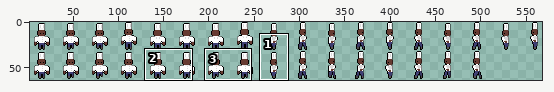
One commit to this sprite sheet: Assets/Textures/chef.png. The picture above shows the old version from afar; the outline marks the close-up.
Close-up. Earlier state:
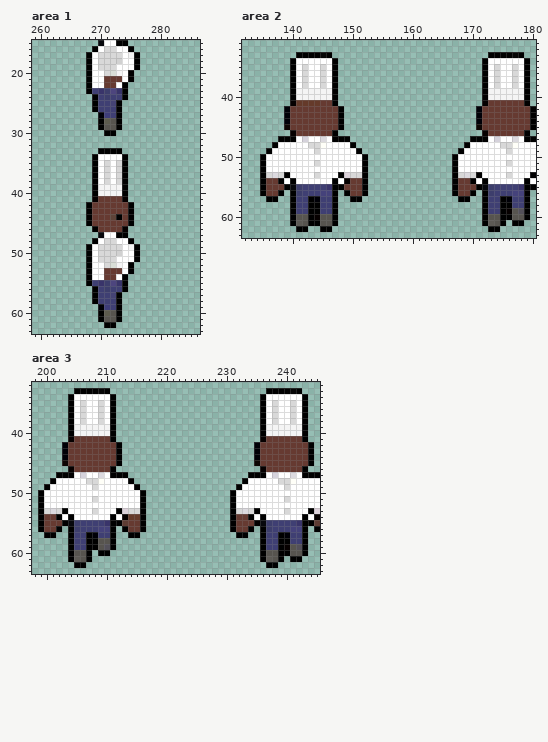
The file is 576x64 pixels. Colours within 5 levels of each other are drawn and written as one. Shown: area 1: x 259..286, y 15..63; area 2: x 132..180, y 31..63; area 3: x 198..245, y 32..63. The wide view leaves out empty margins. The commit also changed other parts of the picture, which this record leaves out.
Now the later version:
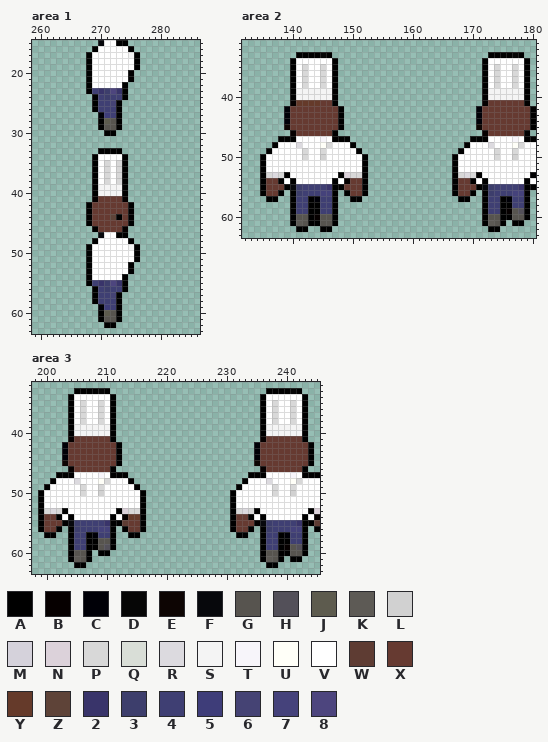
Palette (. is transparent): A #000000  B #060000  C #000007  D #060606  E #0d0503  F #07080c  G #57544f  H #535059  J #5d5b4e  K #5d5a55  L #d1d1d1  M #d5d2db  N #dcd2da  P #d8d8d8  Q #d9ded7  R #dcdadf  S #f4f4f4  T #f7f5fa  U #fffff8  V #ffffff  W #5e3c33  X #663a31  Y #653a2a  Z #5e4338  2 #39346a  3 #3d3e6c  4 #3f3f73  5 #3e3d79  6 #454374  7 #45427b  8 #4d457e
Edits made:
--- area 1
@@ x 268..275 @@
 15 ..FVVAA.
-16 .AVPPVVA
-17 AVPPPPVS
-18 AVPPPLVV
-19 AVPPPVVV
-20 AVVPQSVA
-21 AVVXXXVA
-22 AVVXXVA.
+16 .AVVVVVA
+17 AVVVVVVS
+18 AVVVVVVV
+19 AVVVVVVV
+20 AVVVVVVA
+21 AVVVVVVA
+22 AVVVVVA.
 23 A42382A.
@@ x 268..275 @@
 47 ..FVVAA.
-48 .AVPPVVA
-49 AVPPPPVS
-50 AVPPPLVV
-51 AVPPPVVV
-52 AVVPQSVA
-53 AVVXXXVA
-54 AVVXXVA.
+48 .AVVVVVA
+49 AVVVVVVS
+50 AVVVVVVV
+51 AVVVVVVV
+52 AVVVVVVA
+53 AVVVVVVA
+54 AVVVVVA.
 55 A42382A.
--- area 2
@@ x 132..180 @@
 46 ........BXXXXXXA........................BXXXXXXA.
-47 ......AAAVMVVRVAAA....................AAAVMVVRVAA
-48 .....AVVVVVPPUVVVVA..................AVVVVVPPUVVV
-49 ....AVVVVVVVPVVVVVVA................AVVVVVVVPVVVV
-50 ...AVVVVVVVVVVVVVVVVA..............AVVVVVVVVVVVVV
-51 ...AVVVVVVVVPVVVVVVVA..............AVVVVVVVVPVVVV
+47 ......AAAVVVVTVAAA....................AAAVVVVTVAA
+48 .....AVVVRVVVUPVVVA..................AVVVRVVVUPVV
+49 ....AVVVVVPVVPVVVVVA................AVVVVVPVVPVVV
+50 ...AVVVVVVPVVLVVVVVVA..............AVVVVVVPVVLVVV
+51 ...AVVVVVVVVVVVVVVVVA..............AVVVVVVVVVVVVV
 52 ...AVVVVVVVVVVVVVVVVA..............AVVVVVVVVVVVVV
-53 ...APRPAVVVVPVVVANPPA..............APRPAVVVVPVVVA
+53 ...APRPAVVVVVVVVANPPA..............APRPAVVVVVVVVA
 54 ...AXXAVAVVVVVVAVBXXA..............AXXAVAVVVVVVAV
--- area 3
@@ x 198..245 @@
 46 ......BXXXXXXA........................BXXXXXXA..
-47 ....AAAVMVVRVAAA....................AAAVMVVRVAAA
-48 ...AVVVVVPPUVVVVA..................AVVVVVPPUVVVV
-49 ..AVVVVVVVPVVVVVVA................AVVVVVVVPVVVVV
-50 .AVVVVVVVVVVVVVVVVA..............AVVVVVVVVVVVVVV
-51 .AVVVVVVVVPVVVVVVVA..............AVVVVVVVVPVVVVV
+47 ....AAAVVVVTVAAA....................AAAVVVVTVAAA
+48 ...AVVVRVVVUPVVVA..................AVVVRVVVUPVVV
+49 ..AVVVVVPVVPVVVVVA................AVVVVVPVVPVVVV
+50 .AVVVVVVPVVLVVVVVVA..............AVVVVVVPVVLVVVV
+51 .AVVVVVVVVVVVVVVVVA..............AVVVVVVVVVVVVVV
 52 .AVVVVVVVVVVVVVVVVA..............AVVVVVVVVVVVVVV
-53 .APRPAVVVVPVVVANPPA..............APRPAVVVVPVVVAN
+53 .APRPAVVVVVVVVANPPA..............APRPAVVVVVVVVAN
 54 .AXXAVAVVVVVVAVBYYA..............AXXAVAVVVVVVAVB
Changed places in both close-ups, as pixel boxes (x1, y1, x2, y2):
changed: (98, 46, 122, 88)
changed: (98, 238, 122, 280)
changed: (296, 136, 332, 178)
changed: (488, 136, 524, 178)
changed: (74, 472, 110, 514)
changed: (266, 472, 302, 514)
